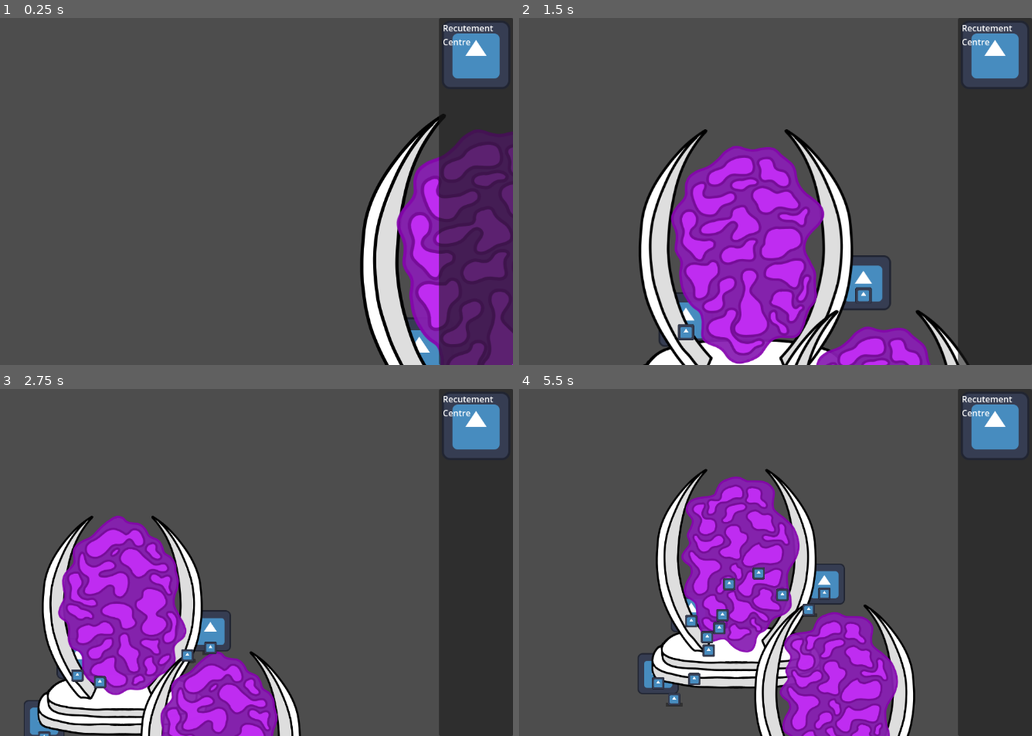
Above: before the commit, frames 1-4 (two rows, left to right).
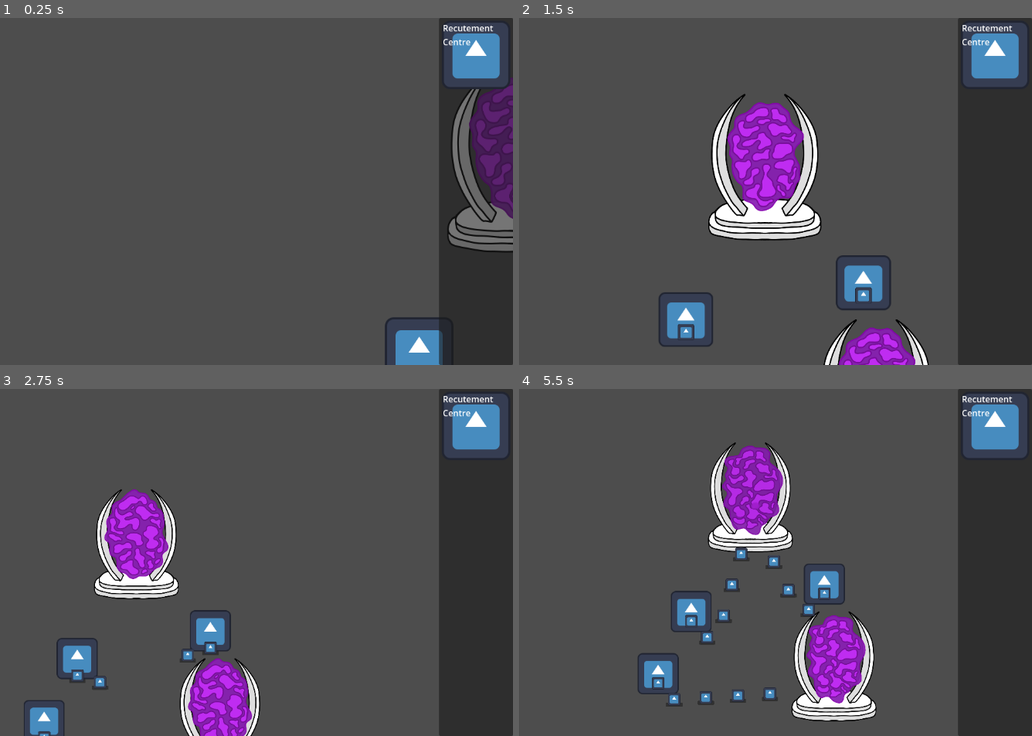
Above: after the commit, the same moments.

Repository: CiaranWoodward/LD55
Game: Godot game, scene res://Map/GameMap.tscn
Two runs of this game, one before a commit and one after it. Both use one fixed random seed, a clock stepped at 60 frames per second and the inputs below. The engine's default icon, where the game draws it, is replaced by a stand-in: a white triangle on a blue panel in a dark square.
Inputs (mouse positions are in pixels of both pictures, inside the frame that each line leads up to):
- Up to frame 1 (0.25 s): no input
- Up to frame 2 (1.5 s): move the mouse to (857, 174) at 0.52 s; hold Right (ui_right) 0.53-1.25 s; hold Mouse wheel down (zoom_in) 0.53-1.25 s; click (857, 174) at 0.67 s; drag from (601, 208) to (713, 319) at 1.27 s
- Up to frame 3 (2.75 s): move the mouse to (266, 486) at 2.02 s; hold Right (ui_right) from 2.03 s (still down); hold Mouse wheel down (zoom_in) from 2.03 s (still down)
- Up to frame 4 (5.5 s): release Right (ui_right) at 2.75 s; release Mouse wheel down (zoom_in) at 2.75 s; drag from (693, 631) to (539, 510) at 2.77 s; move the mouse to (908, 614) at 3.52 s; hold Left (ui_left) 3.53-4.25 s; hold Mouse wheel down (zoom_in) 3.53-4.25 s; drag from (539, 510) to (806, 631) at 4.27 s; move the mouse to (754, 562) at 5.02 s; hold Down (ui_down) from 5.03 s (still down); hold Mouse wheel down (zoom_in) from 5.03 s (still down); click (754, 562) at 5.17 s

The runs differ from the first frame. In frame 1, 18% of the frame differs, in the area x 70-100%, y 17-100%; in frame 2, 25%, in the area x 23-88%, y 21-100%; in frame 3, 20%; in frame 4, 23%.

Commit message:
Resize portal down

Diff:
--- a/Buildings/Portal.gd
+++ b/Buildings/Portal.gd
@@ -14,4 +14,5 @@
 
 func take_me(character: BaseCharacter) -> bool:
 	character.queue_free()
+	$Graphic/WibbleBase/WibbleBaseAction.play("Produce")
 	return true
--- a/Buildings/Portal.tscn
+++ b/Buildings/Portal.tscn
@@ -356,6 +356,21 @@
 "speed": 5.0
 }]
 
+[sub_resource type="Animation" id="Animation_gb5d1"]
+length = 0.001
+tracks/0/type = "value"
+tracks/0/imported = false
+tracks/0/enabled = true
+tracks/0/path = NodePath(".:scale")
+tracks/0/interp = 1
+tracks/0/loop_wrap = true
+tracks/0/keys = {
+"times": PackedFloat32Array(0),
+"transitions": PackedFloat32Array(1),
+"update": 0,
+"values": [Vector2(1, 1)]
+}
+
 [sub_resource type="Animation" id="Animation_k26wj"]
 resource_name = "WibbleScaleIdle"
 length = 1.8
@@ -373,27 +388,27 @@
 "values": [Vector2(1, 1), Vector2(1, 1), Vector2(1.1, 1.05), Vector2(0.97, 0.96), Vector2(1, 1)]
 }
 
-[sub_resource type="Animation" id="Animation_gb5d1"]
-length = 0.001
-tracks/0/type = "value"
-tracks/0/imported = false
-tracks/0/enabled = true
-tracks/0/path = NodePath(".:scale")
-tracks/0/interp = 1
-tracks/0/loop_wrap = true
-tracks/0/keys = {
-"times": PackedFloat32Array(0),
-"transitions": PackedFloat32Array(1),
-"update": 0,
-"values": [Vector2(1, 1)]
-}
-
 [sub_resource type="AnimationLibrary" id="AnimationLibrary_xnbgp"]
 _data = {
 "RESET": SubResource("Animation_gb5d1"),
 "WibbleScaleIdle": SubResource("Animation_k26wj")
 }
 
+[sub_resource type="Animation" id="Animation_4lxef"]
+length = 0.001
+tracks/0/type = "value"
+tracks/0/imported = false
+tracks/0/enabled = true
+tracks/0/path = NodePath(".:skew")
+tracks/0/interp = 1
+tracks/0/loop_wrap = true
+tracks/0/keys = {
+"times": PackedFloat32Array(0),
+"transitions": PackedFloat32Array(1),
+"update": 0,
+"values": [0.0]
+}
+
 [sub_resource type="Animation" id="Animation_n2db6"]
 resource_name = "WibbleSkewIdle"
 length = 2.0
@@ -409,21 +424,6 @@
 "transitions": PackedFloat32Array(1, 1, 1, 1, 1, 1),
 "update": 0,
 "values": [0.0, -0.0349066, 0.0, 0.0349066, 0.0, 0.0]
-}
-
-[sub_resource type="Animation" id="Animation_4lxef"]
-length = 0.001
-tracks/0/type = "value"
-tracks/0/imported = false
-tracks/0/enabled = true
-tracks/0/path = NodePath(".:skew")
-tracks/0/interp = 1
-tracks/0/loop_wrap = true
-tracks/0/keys = {
-"times": PackedFloat32Array(0),
-"transitions": PackedFloat32Array(1),
-"update": 0,
-"values": [0.0]
 }
 
 [sub_resource type="AnimationLibrary" id="AnimationLibrary_vnlbc"]
@@ -459,45 +459,6 @@
 "transitions": PackedFloat32Array(1),
 "update": 0,
 "values": [Vector2(1, 1)]
-}
-
-[sub_resource type="Animation" id="Animation_j2i26"]
-length = 0.001
-tracks/0/type = "value"
-tracks/0/imported = false
-tracks/0/enabled = true
-tracks/0/path = NodePath(".:modulate")
-tracks/0/interp = 1
-tracks/0/loop_wrap = true
-tracks/0/keys = {
-"times": PackedFloat32Array(0),
-"transitions": PackedFloat32Array(1),
-"update": 0,
-"values": [Color(1, 1, 1, 1)]
-}
-tracks/1/type = "value"
-tracks/1/imported = false
-tracks/1/enabled = true
-tracks/1/path = NodePath(".:scale")
-tracks/1/interp = 1
-tracks/1/loop_wrap = true
-tracks/1/keys = {
-"times": PackedFloat32Array(0),
-"transitions": PackedFloat32Array(1),
-"update": 0,
-"values": [Vector2(1, 1)]
-}
-tracks/2/type = "value"
-tracks/2/imported = false
-tracks/2/enabled = true
-tracks/2/path = NodePath("../../Poof:emitting")
-tracks/2/interp = 1
-tracks/2/loop_wrap = true
-tracks/2/keys = {
-"times": PackedFloat32Array(0),
-"transitions": PackedFloat32Array(1),
-"update": 1,
-"values": [false]
 }
 
 [sub_resource type="Animation" id="Animation_tn3yk"]
@@ -531,7 +492,7 @@
 tracks/2/type = "value"
 tracks/2/imported = false
 tracks/2/enabled = true
-tracks/2/path = NodePath("../../Poof:emitting")
+tracks/2/path = NodePath("../Poof:emitting")
 tracks/2/interp = 1
 tracks/2/loop_wrap = true
 tracks/2/keys = {
@@ -539,6 +500,45 @@
 "transitions": PackedFloat32Array(1),
 "update": 1,
 "values": [true]
+}
+
+[sub_resource type="Animation" id="Animation_j2i26"]
+length = 0.001
+tracks/0/type = "value"
+tracks/0/imported = false
+tracks/0/enabled = true
+tracks/0/path = NodePath(".:modulate")
+tracks/0/interp = 1
+tracks/0/loop_wrap = true
+tracks/0/keys = {
+"times": PackedFloat32Array(0),
+"transitions": PackedFloat32Array(1),
+"update": 0,
+"values": [Color(1, 1, 1, 1)]
+}
+tracks/1/type = "value"
+tracks/1/imported = false
+tracks/1/enabled = true
+tracks/1/path = NodePath(".:scale")
+tracks/1/interp = 1
+tracks/1/loop_wrap = true
+tracks/1/keys = {
+"times": PackedFloat32Array(0),
+"transitions": PackedFloat32Array(1),
+"update": 0,
+"values": [Vector2(1, 1)]
+}
+tracks/2/type = "value"
+tracks/2/imported = false
+tracks/2/enabled = true
+tracks/2/path = NodePath("../Poof:emitting")
+tracks/2/interp = 1
+tracks/2/loop_wrap = true
+tracks/2/keys = {
+"times": PackedFloat32Array(0),
+"transitions": PackedFloat32Array(1),
+"update": 1,
+"values": [false]
 }
 
 [sub_resource type="AnimationLibrary" id="AnimationLibrary_hgmg5"]
@@ -565,14 +565,18 @@
 script = ExtResource("1_qfxbj")
 
 [node name="Graphic" type="Node2D" parent="."]
+scale = Vector2(0.5, 0.5)
 
 [node name="Base" type="Sprite2D" parent="Graphic"]
+position = Vector2(-5, -222)
 texture = ExtResource("2_qvr1g")
 
 [node name="Sides" type="Sprite2D" parent="Graphic"]
+position = Vector2(-5, -222)
 texture = ExtResource("3_jnllj")
 
 [node name="WibbleBase" type="Node2D" parent="Graphic"]
+position = Vector2(-5, -222)
 
 [node name="Wibble" type="Node2D" parent="Graphic/WibbleBase"]
 modulate = Color(1, 1, 1, 0.939946)
@@ -618,7 +622,8 @@
 "": SubResource("AnimationLibrary_hgmg5")
 }
 
-[node name="Poof" type="CPUParticles2D" parent="."]
+[node name="Poof" type="CPUParticles2D" parent="Graphic"]
+position = Vector2(-5, -222)
 emitting = false
 amount = 20
 one_shot = true
--- a/Map/GameMap.tscn
+++ b/Map/GameMap.tscn
@@ -27,7 +27,7 @@
 position = Vector2(815, 213)
 
 [node name="Portal" parent="NavigationRegion2D" instance=ExtResource("2_4o8v8")]
-position = Vector2(542, 120)
+position = Vector2(588, 16)
 
 [node name="Portal2" parent="NavigationRegion2D" instance=ExtResource("2_4o8v8")]
 position = Vector2(848, 542)
